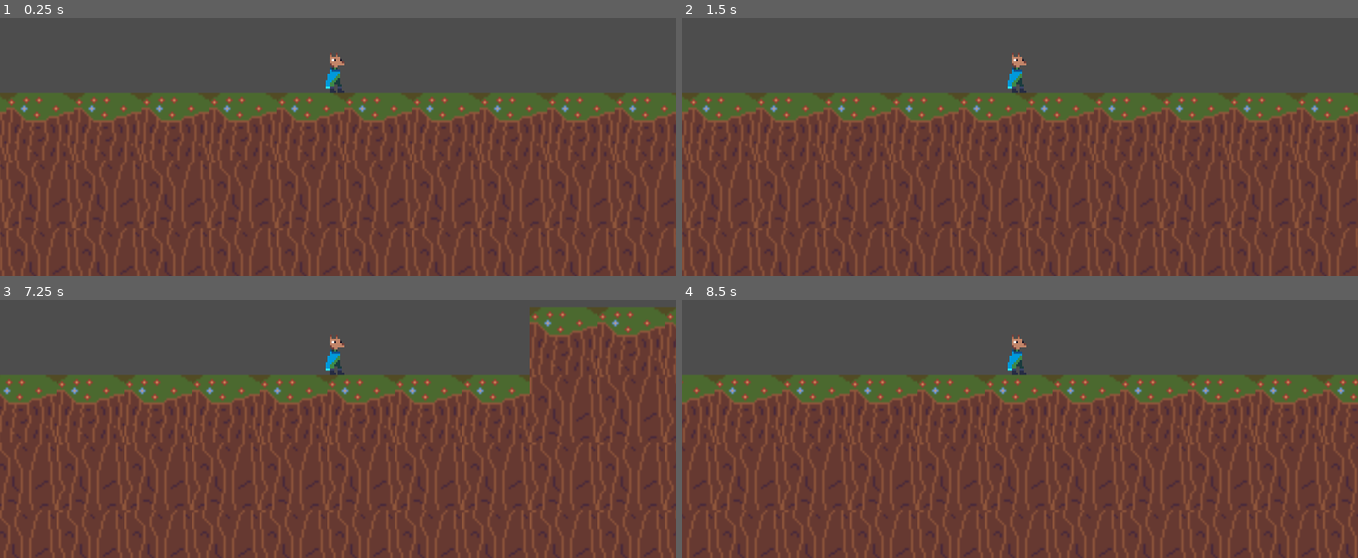
Above: before the commit, frames 1-4 (two rows, left to right).
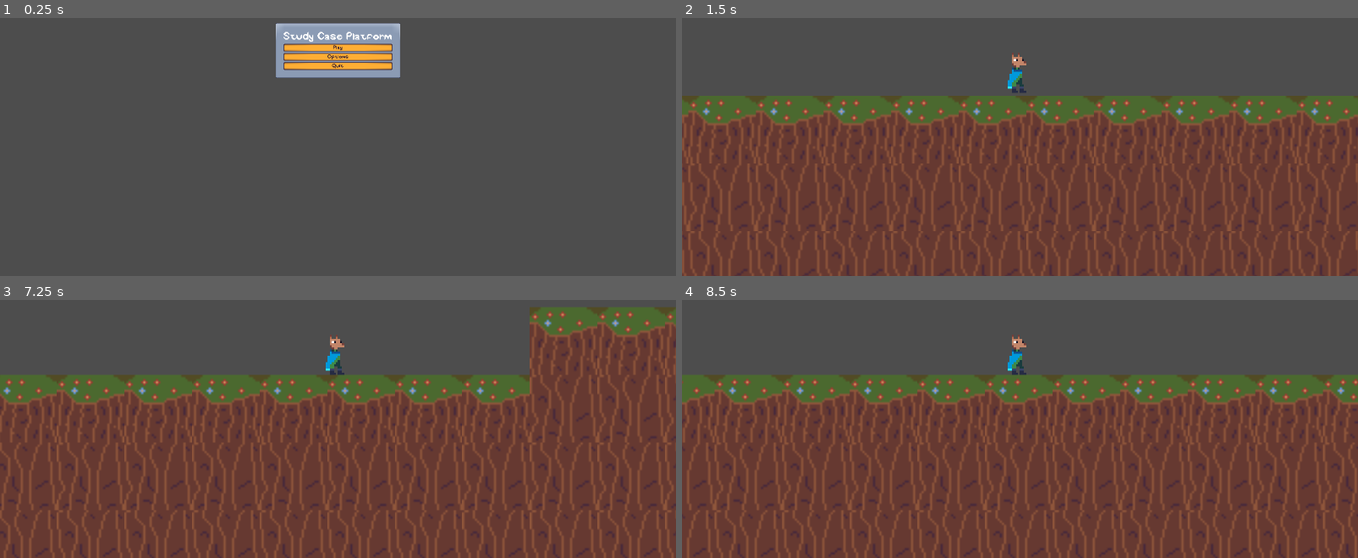
Above: after the commit, the same moments.

Repository: mendri/new_game_plataforma
Game: Godot game, scene res://scenes/ui/main_menu.tscn
Same seed, same stepped clock (60 frames per second), same inputs: the game is played once before the commit and once after it. Before the commit the project starts from res://scenes/main.tscn.
Inputs (mouse positions are in pixels of both pictures, inside the frame that each line leads up to):
- Up to frame 1 (0.25 s): no input
- Up to frame 2 (1.5 s): click (1020, 56) at 0.5 s, where only the run after the commit has a clickable "Options"; click (1020, 48) at 1.25 s, where only the run after the commit has a clickable "Play"
- Up to frame 3 (7.25 s): tap Enter at 2 s; hold D (move_right) 2.03-3.53 s; tap Space (jump) at 2.27, 3.02, 4.52, 5.27, 6.02 s; hold A (move_left) 3.53-4.28 s; hold D (move_right) 4.28-5.78 s; hold A (move_left) 5.78-6.53 s; hold D (move_right) from 6.53 s (still down)
- Up to frame 4 (8.5 s): release D (move_right) at 7.28 s; hold A (move_left) from 7.28 s (still down); tap Space (jump) at 7.52, 8.27 s

The runs differ from the first frame. In frame 1, 75% of the frame differs, in the area x 0-100%, y 1-100%; in frame 2, 7.3%; in frame 3, less than 0.1%; in frame 4, less than 0.1%.

Commit message:
feat: finaliza main menu, falta tiles, e adiciona os imports do chao

Diff:
--- a/study-case-platform/project.godot
+++ b/study-case-platform/project.godot
@@ -11,7 +11,7 @@
 [application]
 
 config/name="Study Case Platform"
-run/main_scene="uid://bioqab8w486xj"
+run/main_scene="uid://o8hk0s7t6jrj"
 config/features=PackedStringArray("4.4", "Forward Plus")
 config/icon="res://icon.svg"
 
@@ -19,6 +19,7 @@
 
 window/size/viewport_width=1920
 window/size/viewport_height=1280
+window/size/mode=3
 
 [gui]
 
--- a/study-case-platform/scenes/ui/main_menu.tscn
+++ b/study-case-platform/scenes/ui/main_menu.tscn
@@ -1,8 +1,10 @@
-[gd_scene load_steps=2 format=3 uid="uid://o8hk0s7t6jrj"]
+[gd_scene load_steps=3 format=3 uid="uid://o8hk0s7t6jrj"]
 
+[ext_resource type="Script" uid="uid://4i68ocwcw3he" path="res://scripts/main_menu.gd" id="1_fe2o3"]
 [ext_resource type="PackedScene" uid="uid://brn8xnoxu8lw5" path="res://scenes/ui/sound_button.tscn" id="1_sl1te"]
 
 [node name="MainMenu" type="CanvasLayer"]
+script = ExtResource("1_fe2o3")
 
 [node name="MarginContainer" type="MarginContainer" parent="."]
 anchors_preset = 15
@@ -16,22 +18,36 @@
 size_flags_horizontal = 4
 size_flags_vertical = 4
 
-[node name="VBoxContainer" type="VBoxContainer" parent="MarginContainer/PanelContainer"]
+[node name="MarginContainer" type="MarginContainer" parent="MarginContainer/PanelContainer"]
+layout_mode = 2
+theme_override_constants/margin_left = 8
+theme_override_constants/margin_top = 8
+theme_override_constants/margin_right = 8
+theme_override_constants/margin_bottom = 8
+
+[node name="VBoxContainer" type="VBoxContainer" parent="MarginContainer/PanelContainer/MarginContainer"]
 layout_mode = 2
 size_flags_horizontal = 4
 size_flags_vertical = 4
 theme_override_constants/separation = 4
 
-[node name="Label" type="Label" parent="MarginContainer/PanelContainer/VBoxContainer"]
+[node name="Label" type="Label" parent="MarginContainer/PanelContainer/MarginContainer/VBoxContainer"]
 layout_mode = 2
 theme_override_font_sizes/font_size = 32
 text = "Study Case Platform"
 
-[node name="PlayButton" parent="MarginContainer/PanelContainer/VBoxContainer" instance=ExtResource("1_sl1te")]
+[node name="PlayButton" parent="MarginContainer/PanelContainer/MarginContainer/VBoxContainer" instance=ExtResource("1_sl1te")]
+unique_name_in_owner = true
 layout_mode = 2
 text = "Play
 "
 
-[node name="QuitButton" parent="MarginContainer/PanelContainer/VBoxContainer" instance=ExtResource("1_sl1te")]
+[node name="OptionsButton" parent="MarginContainer/PanelContainer/MarginContainer/VBoxContainer" instance=ExtResource("1_sl1te")]
+unique_name_in_owner = true
+layout_mode = 2
+text = "Options"
+
+[node name="QuitButton" parent="MarginContainer/PanelContainer/MarginContainer/VBoxContainer" instance=ExtResource("1_sl1te")]
+unique_name_in_owner = true
 layout_mode = 2
 text = "Quit"
--- /dev/null
+++ b/study-case-platform/scripts/main_menu.gd
@@ -0,0 +1,15 @@
+extends CanvasLayer
+
+func _ready():
+	%PlayButton.pressed.connect(on_play_pressed)
+	%OptionsButton.pressed.connect(on_options_pressed)
+	%QuitButton.pressed.connect(on_quit_pressed)
+
+func on_play_pressed():
+	get_tree().change_scene_to_file("res://scenes/main.tscn")
+
+func on_options_pressed():
+	pass
+
+func on_quit_pressed():
+	get_tree().quit()
Not shown, added: study-case-platform/assets/sprites/tiles/chao_centro.png.import
Not shown, added: study-case-platform/assets/sprites/tiles/chao_centro2.png.import
Not shown, added: study-case-platform/assets/sprites/tiles/chao_direita.png.import
Not shown, added: study-case-platform/assets/sprites/tiles/chao_esquerda.png.import
Not shown, added: study-case-platform/assets/sprites/tiles/chao_plataforma.png.import
Not shown, added: study-case-platform/scripts/main_menu.gd.uid
